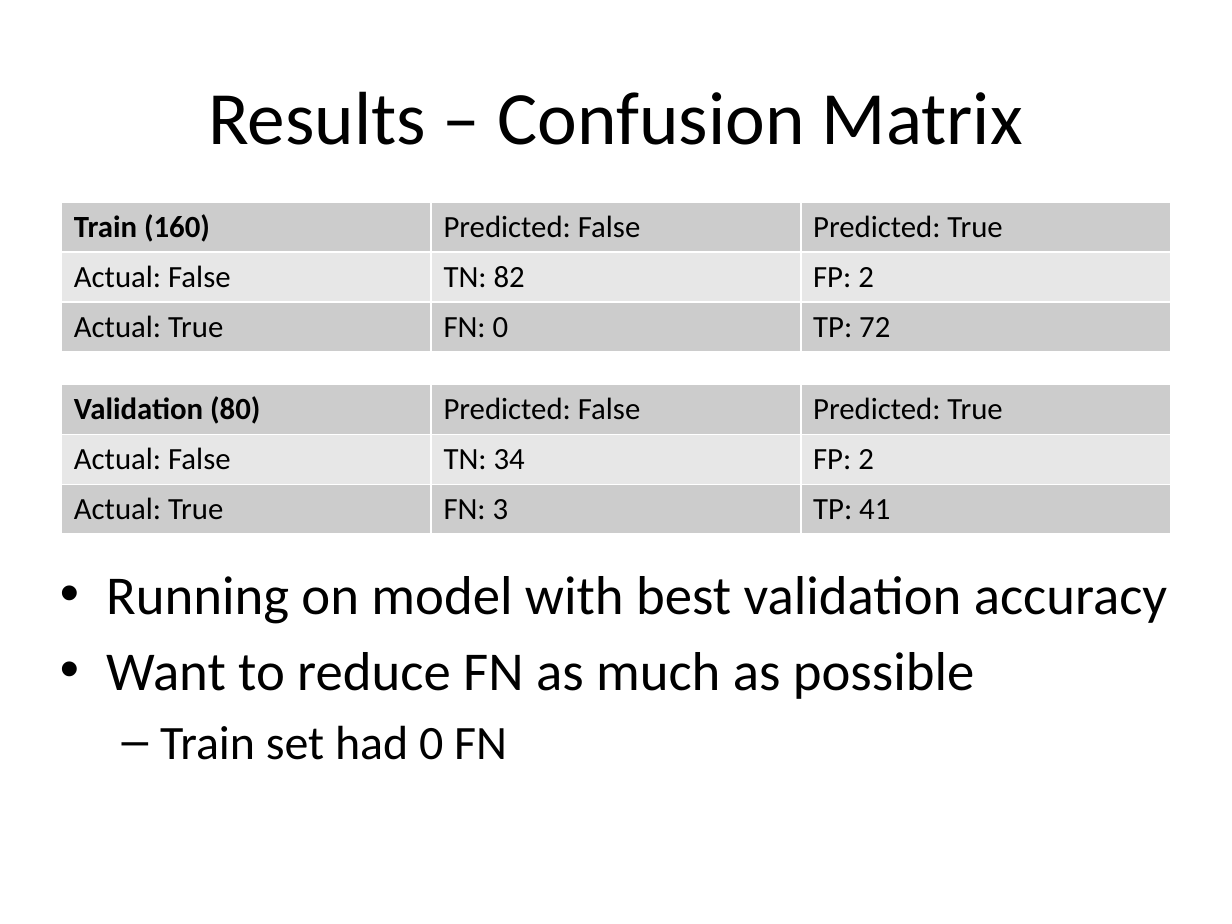
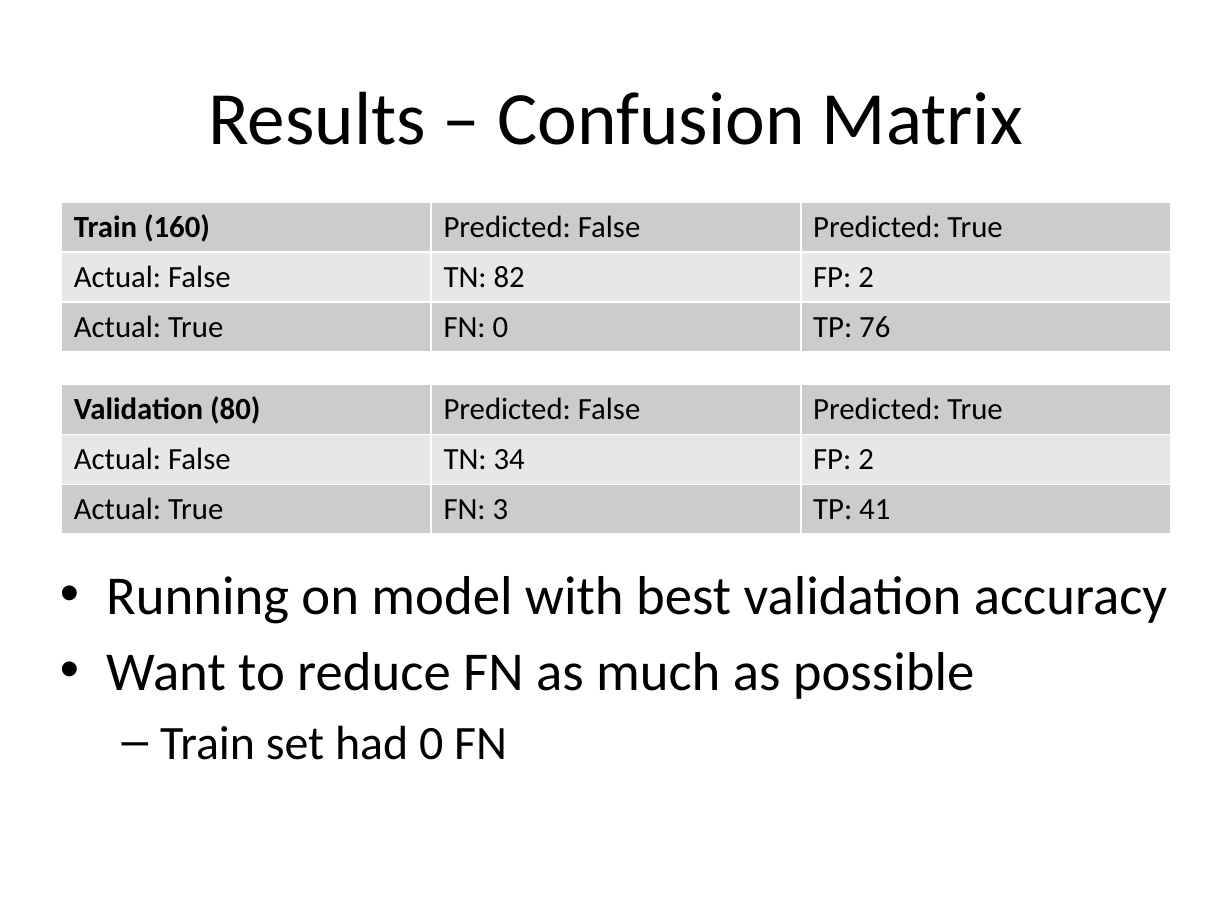
Before and after one commit to santacml/Detecting_Malicious_Assembly, a slide deck: slide 13 of Detecting Malicious Assembly with Deep Learning.pptx. Drawn at 1232x924 pixels with LibreOffice and Linux fonts; fonts in the diff are those of the drawing; background and template pictures are left out. Boxes give left, top, right and bottom in pixels: in the first picture for what was removed or moved away, otherwise in the second. Text is boxed around its words. In the diff, an @@ line names an element or a change of style, - is before the commit and + after.

```diff
--- a/Detecting Malicious Assembly with Deep Learning.pptx
+++ b/Detecting Malicious Assembly with Deep Learning.pptx
@@ table at [62, 202, 1170, 351] @@
-row 3, column 3: TP: 72
+row 3, column 3: TP: 76
```
Also in this commit, not shown: 4 other files.
